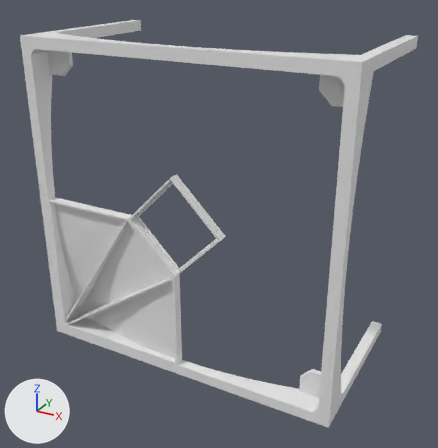
What one commit did to the OBJ model examples/model_export.obj.
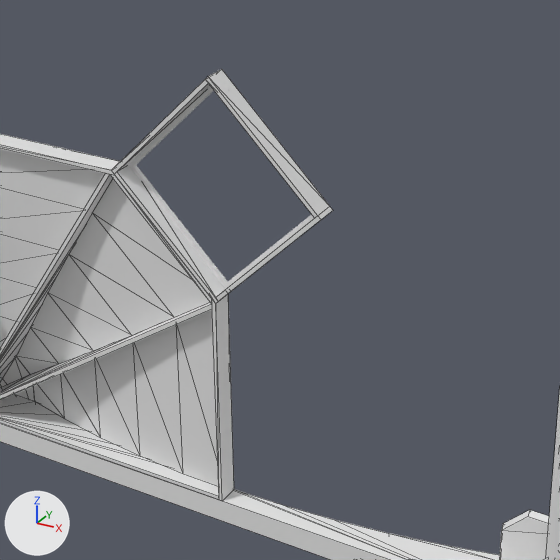
There are two pictures of each version: one whole from a camera (50 mm lens) standing at (5618.0, -8452.0, 4539.0) and looking at (105.0, 1571.0, -473.0), one close up on the part from 18% to 74% of the width and 32% to 87% of the height. The axes (+X, +Y, +Z) are drawn at lower left. The lights are the same throughout. The older version's two pictures come first. The close-ups show mesh edges as thin lines. Where no turn or scale is listed for an object, it has been applied to the vertices.
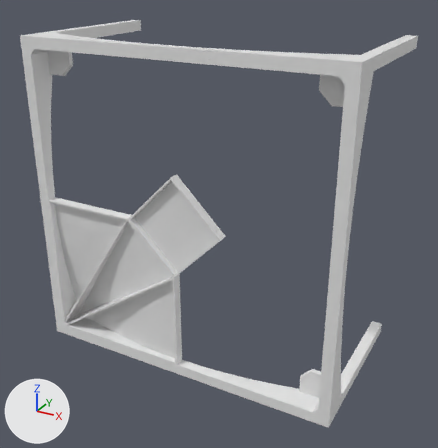
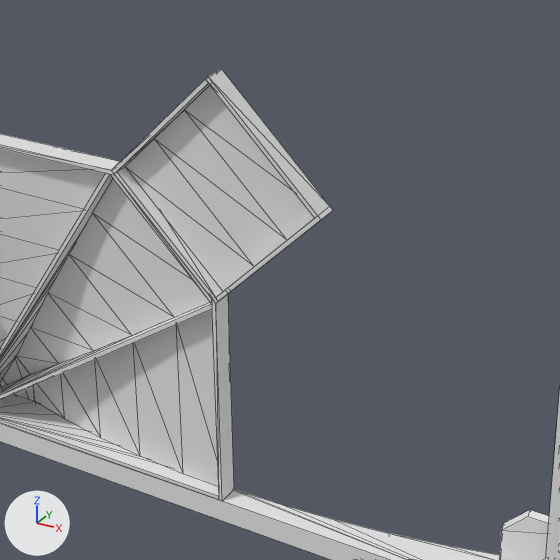
The change, as a list of edits to the scene's bpy script:
```text
Add me_mesh_264:
    me_mesh_264.from_pydata([(629.0, 117.0, -314.0), (943.0, 117.0, 0.0), (0.0, 117.0, 943.0), (-314.0, 117.0, 629.0), (629.0, 157.0, -314.0), (943.0, 157.0, 0.0), (0.0, 157.0, 943.0), (-314.0, 157.0, 629.0)], [], [(0, 1, 5, 4), (1, 2, 6, 5), (2, 3, 7, 6), (3, 0, 4, 7), (1, 0, 3), (3, 2, 1), (7, 4, 5), (5, 6, 7)])
Add me_mesh_263:
    me_mesh_263.from_pydata([(314.0, 117.0, -629.0), (629.0, 117.0, -314.0), (-314.0, 117.0, 629.0), (-629.0, 117.0, 314.0), (314.0, 157.0, -629.0), (629.0, 157.0, -314.0), (-314.0, 157.0, 629.0), (-629.0, 157.0, 314.0)], [], [(0, 1, 5, 4), (1, 2, 6, 5), (2, 3, 7, 6), (3, 0, 4, 7), (1, 0, 3), (3, 2, 1), (7, 4, 5), (5, 6, 7)])
Add me_mesh_262:
    me_mesh_262.from_pydata([(0.0, 117.0, -943.0), (314.0, 117.0, -629.0), (-629.0, 117.0, 314.0), (-943.0, 117.0, 0.0), (0.0, 157.0, -943.0), (314.0, 157.0, -629.0), (-629.0, 157.0, 314.0), (-943.0, 157.0, 0.0)], [], [(0, 1, 5, 4), (1, 2, 6, 5), (2, 3, 7, 6), (3, 0, 4, 7), (1, 0, 3), (3, 2, 1), (7, 4, 5), (5, 6, 7)])
Add ob_mesh_264:
    ob_mesh_264 = bpy.data.objects.new('Mesh 264', me_mesh_264)
    ob_mesh_264.location = (0.0, 0.0, 0.0)
Add ob_mesh_263:
    ob_mesh_263 = bpy.data.objects.new('Mesh 263', me_mesh_263)
    ob_mesh_263.location = (0.0, 0.0, 0.0)
Add ob_mesh_262:
    ob_mesh_262 = bpy.data.objects.new('Mesh 262', me_mesh_262)
    ob_mesh_262.location = (0.0, 0.0, 0.0)
```

Pixel boxes (x1, y1, x2, y2) of what changed, in the close-ups (560 x 560 px):
'Mesh 263', added: after (154, 110, 287, 266)
'Mesh 262', added: after (125, 139, 254, 291)
'Mesh 264', added: after (185, 85, 314, 240)
